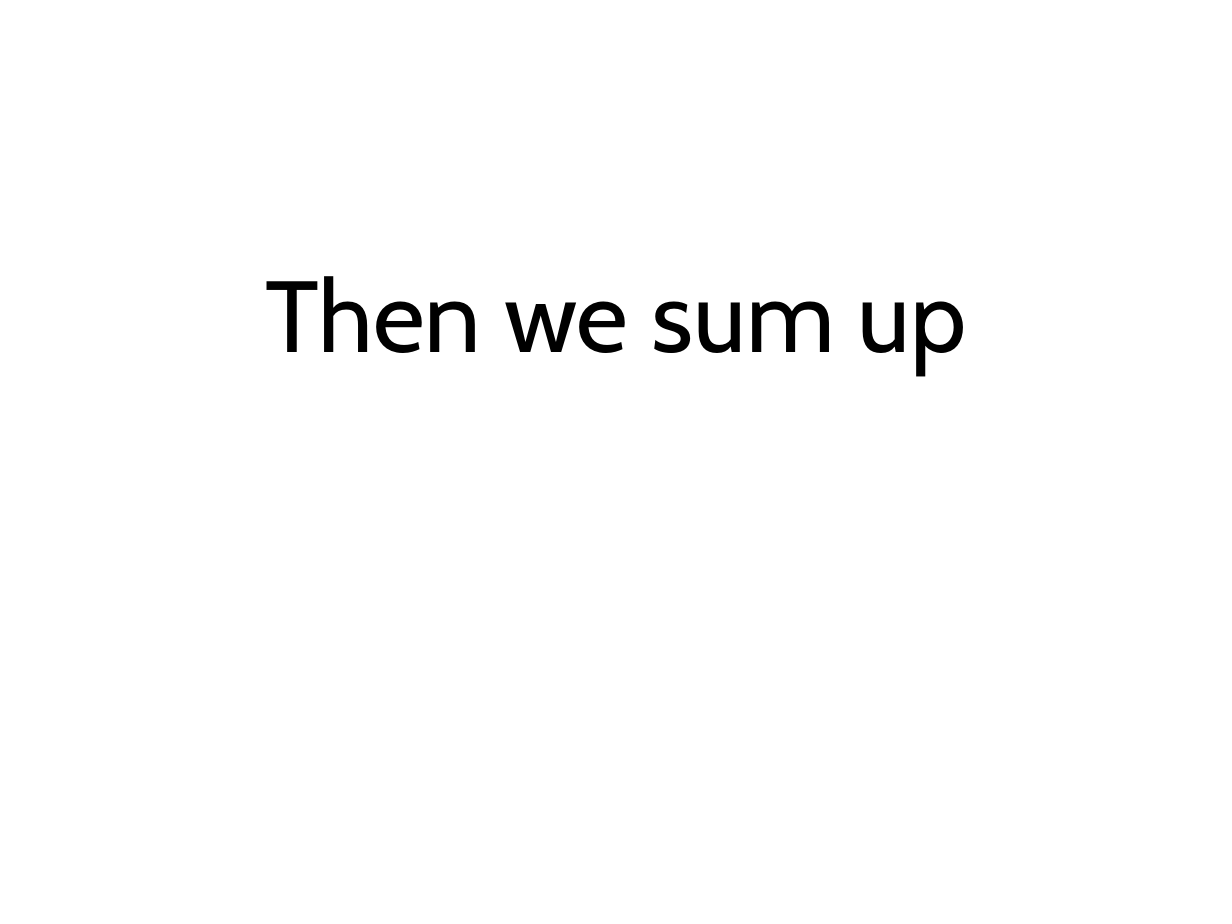
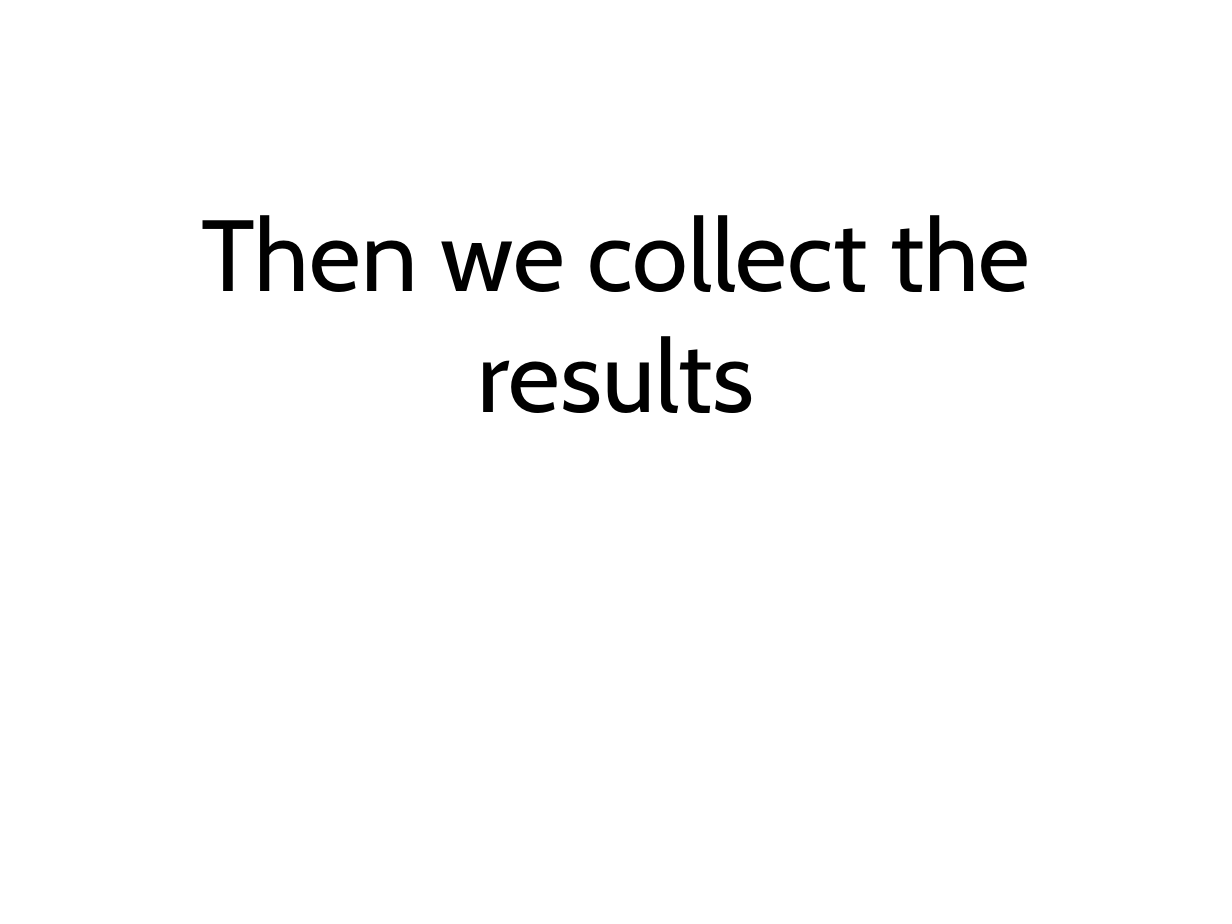
Before and after one commit to simpsonjulian/his-spa-materials, a slide deck: slide 17 of Presentation.odp (slide 16 before the commit). Drawn at 1232x924 pixels with LibreOffice and Linux fonts; fonts in the diff are those of the drawing. Boxes give left, top, right and bottom in pixels: in the first picture for what was removed or moved away, otherwise in the second. Text is boxed around its words. In the diff, an @@ line names an element or a change of style, - is before the commit and + after.

```diff
--- a/Presentation.odp
+++ b/Presentation.odp
@@ title at bbox=[201, 215, 1031, 413]: text changed @@
-Then we sum up
+Then we collect the results
```
Also in this commit, not shown: 7 other slides changed, 3 slides added, 1 slide removed, 1 other file.
